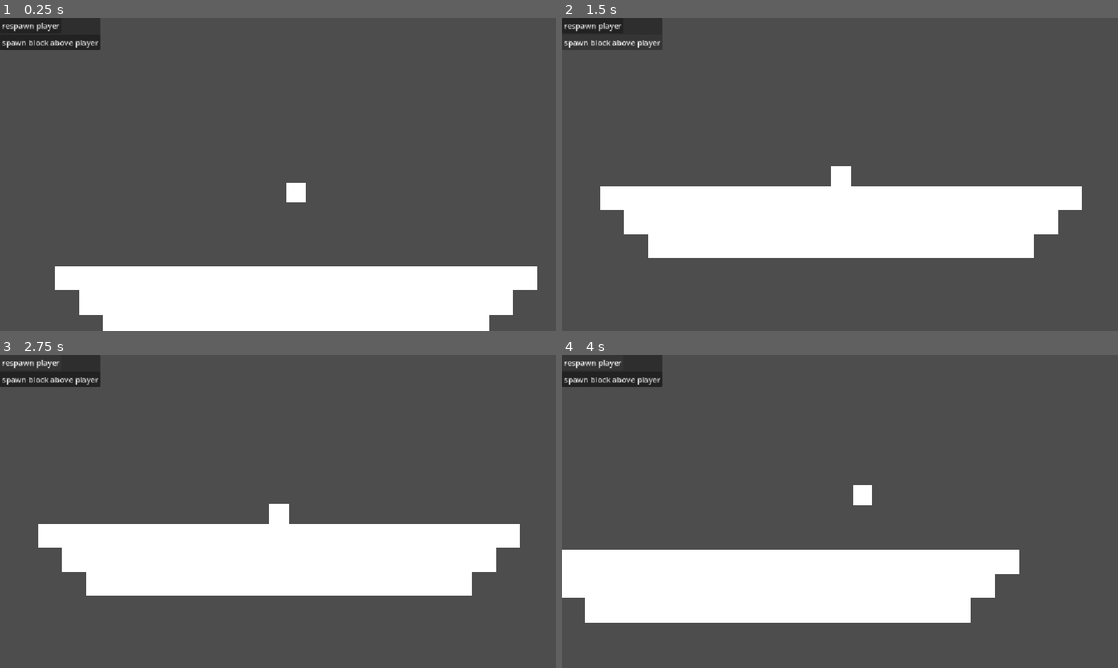
Above: before the commit, frames 1-4 (two rows, left to right).
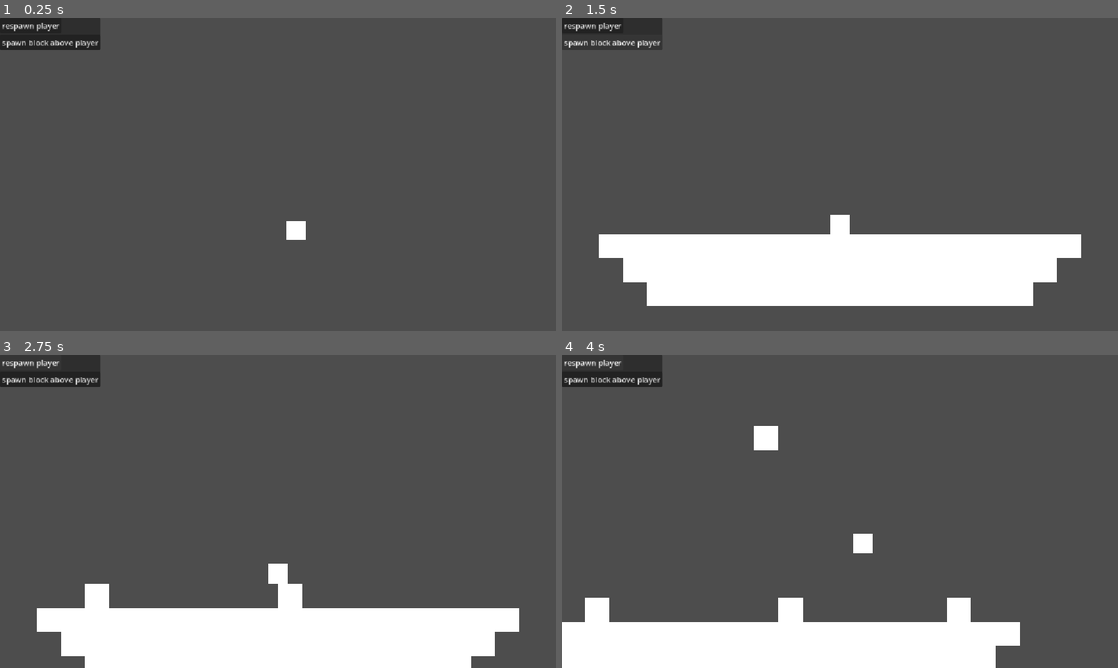
Above: after the commit, the same moments.

Repository: itsMapleLeaf/falling-box
Game: Godot game, scene res://game/main.tscn
The game is run twice, just before and just after one commit, with the same random seed, the same clock (stepped at 60 frames per second) and the same inputs.
Inputs:
- Up to frame 1 (0.25 s): no input
- Up to frame 2 (1.5 s): click "respawn player" at 0.5 s; click "spawn block above player" at 1.25 s
- Up to frame 3 (2.75 s): click "respawn player" at 2 s
- Up to frame 4 (4 s): click "respawn player" at 2.75 s; tap Enter at 3.5 s; hold Right (move_right) from 3.53 s (still down); tap I at 3.6 s; tap Space (jump) at 3.77 s

The runs differ from the first frame. In frame 1, 17% of the frame differs, in the area x 9-97%, y 52-100%; in frame 2, 25%; in frame 3, 33%, in the area x 6-94%, y 47-100%; in frame 4, 29%.

Commit message:
falling blocks + camera adjustments

Diff:
--- a/game/camera.gd
+++ b/game/camera.gd
@@ -4,14 +4,18 @@
 extends Camera2D
 
 @export var target: Node2D
-@export var position_internal := Vector2.ZERO
 @export_range(1.0, 20.0, 0.1) var pan_speed := 10.0
 
+var target_position := Vector2.ZERO
+
+
 func _ready() -> void:
-	position_internal = target.global_position
+	target_position = target.global_position
+
 
 func _process(delta: float) -> void:
-	position_internal = (
-		position_internal.lerp(target.position.round(), clampf(delta * pan_speed, 0, 1)).round()
+	target_position = (
+			#target_position.lerp(target.position.round(), clampf(delta * pan_speed, 0, 1)).round()
+			target.global_position
 	)
-	offset = position_internal.round()
+	global_position = target_position.round()
--- /dev/null
+++ b/game/camera.tscn
@@ -0,0 +1,11 @@
+[gd_scene format=3 uid="uid://hkgcke44mre4"]
+
+[ext_resource type="Script" uid="uid://c5sduc88r4v8k" path="res://game/camera.gd" id="1_hccnn"]
+
+[node name="Camera2D" type="Camera2D" unique_id=933668665]
+offset = Vector2(0, -100)
+limit_enabled = false
+position_smoothing_enabled = true
+position_smoothing_speed = 10.0
+editor_draw_screen = false
+script = ExtResource("1_hccnn")
--- a/game/falling_block.gd
+++ b/game/falling_block.gd
@@ -1,36 +1,9 @@
-extends AnimatableBody2D
+extends CharacterBody2D
 
-enum State {
-	FALLING, # Just spawned, currently falling
-	STATIC, # Hit the ground, or another block, and can be grabbed
-	GHOST, # Has reached max lifetime, and is fading out
-}
-
-var state := State.FALLING
-var velocity := Vector2.ZERO
-@export var gravity := 2500.0
-@export var terminal_velocity := 400.0
+@export var gravity := 800.0
+@export var terminal_velocity := 300.0
 
 
 func _physics_process(delta: float) -> void:
-	match state:
-		State.FALLING:
-			_handle_falling_state(delta)
-		State.STATIC:
-			pass
-		State.GHOST:
-			pass
-
-
-func _handle_falling_state(delta: float) -> void:
 	velocity.y += clampf(gravity * delta, -terminal_velocity, terminal_velocity)
-	position += velocity
-
-	if _has_static_block_below():
-		state = State.STATIC
-		velocity = Vector2.ZERO
-
-
-func _has_static_block_below() -> bool:
-	## todo
-	return false
+	move_and_slide()
--- a/game/falling_block.tscn
+++ b/game/falling_block.tscn
@@ -3,13 +3,12 @@
 [ext_resource type="Script" uid="uid://dftaak8mfyrdp" path="res://game/falling_block.gd" id="1_653rq"]
 
 [sub_resource type="RectangleShape2D" id="RectangleShape2D_7mycd"]
-size = Vector2(63, 63)
+size = Vector2(49, 50)
 
-[node name="FallingBlock" type="AnimatableBody2D" unique_id=1409504871]
+[node name="FallingBlock" type="CharacterBody2D" unique_id=2137065520]
 collision_layer = 2
 collision_mask = 6
 script = ExtResource("1_653rq")
-metadata/_edit_group_ = true
 
 [node name="ColorRect" type="ColorRect" parent="." unique_id=1550194909]
 anchors_preset = 8
@@ -17,12 +16,11 @@
 anchor_top = 0.5
 anchor_right = 0.5
 anchor_bottom = 0.5
-offset_left = -32.0
-offset_top = -32.0
-offset_right = 32.0
-offset_bottom = 32.0
+offset_right = 50.0
+offset_bottom = 50.0
 grow_horizontal = 2
 grow_vertical = 2
 
 [node name="CollisionShape2D" type="CollisionShape2D" parent="." unique_id=1189798761]
+position = Vector2(25, 25)
 shape = SubResource("RectangleShape2D_7mycd")
--- a/game/gameplay_screen.gd
+++ b/game/gameplay_screen.gd
@@ -1,14 +1,16 @@
 extends Node2D
 
 const LEVEL_BLOCK = preload("uid://dtvqbjemca8sx")
+const FALLING_BLOCK = preload("uid://bc6jrwvfpr8s5")
 
-@export var player_spawn_height := 300
+@export var player_spawn_height := 500
+@export var falling_block_spawn_height := 300
+
+var level_blocks: Array[LevelBlock] = []
+var level_bounds := Rect2i(0, 0, 0, 0)
 
 @onready var debug_menu: GameplayDebugMenu = %DebugMenu
 @onready var player: CharacterBody2D = %Player
-
-var level_blocks: Array[LevelBlock] = []
-var level_bounds := Rect2(0, 0, 0, 0)
 
 
 func _ready() -> void:
@@ -22,12 +24,12 @@
 	_respawn_player()
 
 	debug_menu.add_button("respawn player", _respawn_player)
-	debug_menu.add_button("spawn block above player", func(): pass)
+	debug_menu.add_button("spawn block above player", _debug_spawn_block_above_player)
 
 
 func _respawn_player() -> void:
 	player.global_position = (
-			level_bounds.get_center() * Constants.LEVEL_CELL_SIZE
+			Vector2(level_bounds.get_center()) * Constants.LEVEL_CELL_SIZE
 			- Vector2(0, player_spawn_height)
 	)
 	player.velocity = Vector2.ZERO
@@ -38,3 +40,19 @@
 	add_child(block)
 	level_blocks.append(block)
 	return block
+
+
+func _on_block_spawn_timer_timeout() -> void:
+	var block: Node2D = FALLING_BLOCK.instantiate()
+	block.global_position = Vector2(
+		randi_range(level_bounds.position.x, level_bounds.end.x - 1)
+		* Constants.LEVEL_CELL_SIZE,
+		-falling_block_spawn_height,
+	)
+	add_child(block)
+
+
+func _debug_spawn_block_above_player():
+	var block: Node2D = FALLING_BLOCK.instantiate()
+	block.global_position = player.global_position - Vector2(0, 500)
+	add_child(block)
--- a/game/gameplay_screen.tscn
+++ b/game/gameplay_screen.tscn
@@ -1,17 +1,18 @@
 [gd_scene format=3 uid="uid://bhljs2y0to2fx"]
 
 [ext_resource type="Script" uid="uid://dhkb1ciy68gip" path="res://game/gameplay_screen.gd" id="1_etcqo"]
-[ext_resource type="Script" uid="uid://c5sduc88r4v8k" path="res://game/camera.gd" id="1_phy4t"]
+[ext_resource type="PackedScene" uid="uid://hkgcke44mre4" path="res://game/camera.tscn" id="2_phy4t"]
 [ext_resource type="PackedScene" uid="uid://48dg7eo7ue11" path="res://game/player.tscn" id="3_etcqo"]
 [ext_resource type="PackedScene" uid="uid://drrfhf8cuabel" path="res://game/gameplay_debug_menu.tscn" id="4_phy4t"]
 
 [node name="GameplayScreen" type="Node2D" unique_id=1834170711]
 script = ExtResource("1_etcqo")
+falling_block_spawn_height = 800
 
-[node name="Camera2D" type="Camera2D" parent="." unique_id=1490443229 node_paths=PackedStringArray("target")]
-visible = false
-editor_draw_screen = false
-script = ExtResource("1_phy4t")
+[node name="Camera2D" parent="." unique_id=933668665 node_paths=PackedStringArray("target") instance=ExtResource("2_phy4t")]
+visible = true
+position = Vector2(100, -200)
+editor_draw_screen = true
 target = NodePath("../Player")
 
 [node name="BlockSpawnTimer" type="Timer" parent="." unique_id=2139284075]
@@ -22,10 +23,12 @@
 unique_name_in_owner = true
 position = Vector2(100, -200)
 
-[node name="CanvasLayer" type="CanvasLayer" parent="." unique_id=1345430208]
+[node name="UI" type="CanvasLayer" parent="." unique_id=1345430208]
 
-[node name="DebugMenu" parent="CanvasLayer" unique_id=907468527 instance=ExtResource("4_phy4t")]
+[node name="DebugMenu" parent="UI" unique_id=907468527 instance=ExtResource("4_phy4t")]
 unique_name_in_owner = true
 offset_right = 0.0
 offset_bottom = 0.0
 focus_mode = 3
+
+[connection signal="timeout" from="BlockSpawnTimer" to="." method="_on_block_spawn_timer_timeout"]
